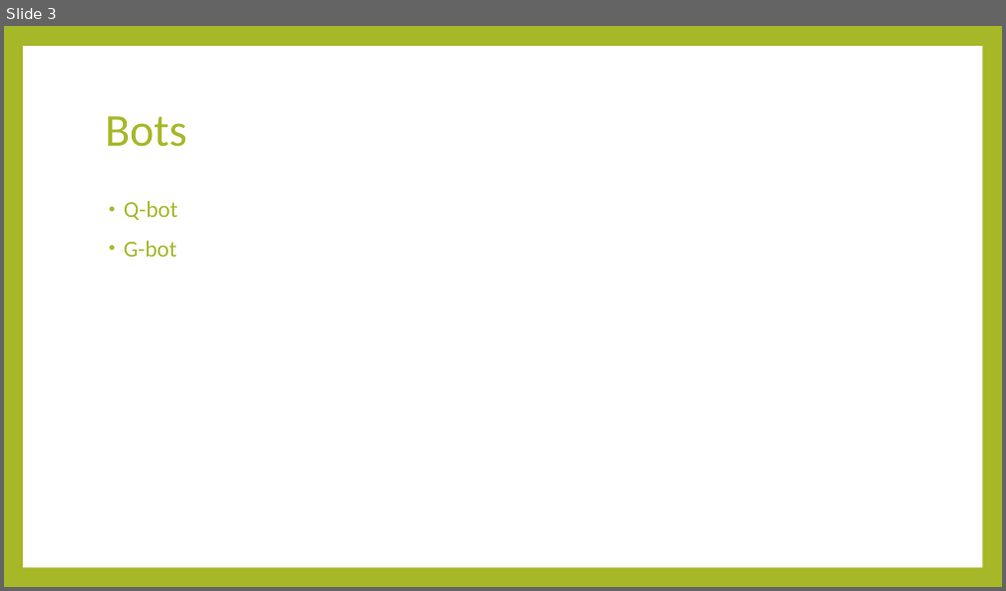
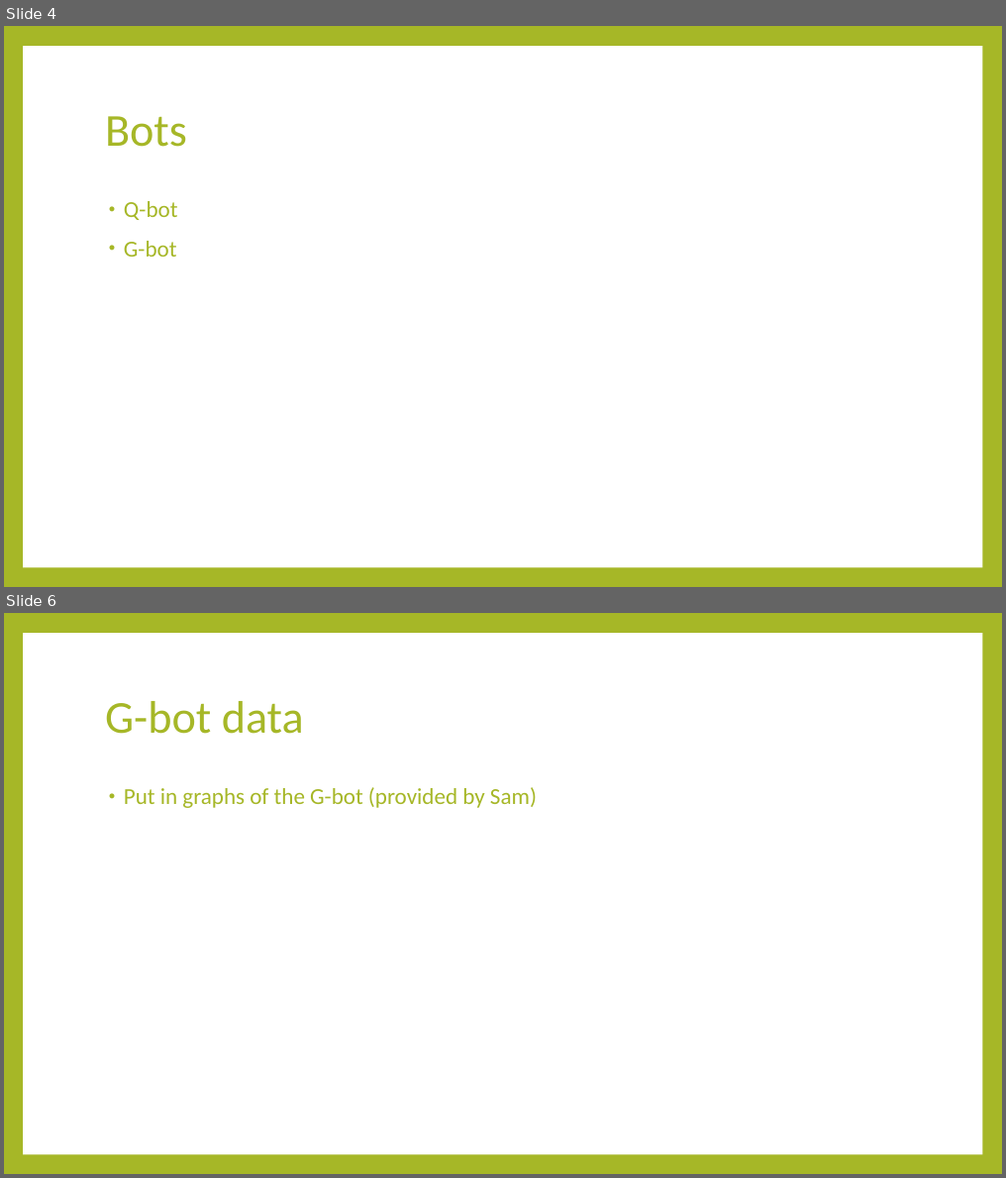
Before and after one commit to Hookz/pentominoes, a slide deck: Pentetris bots.pptx. Shown one above the other, each under a label of ours: slide 3 before the commit, slides 4 and 6 after it; the slides between them are not shown. The pictures are 1006x591 and 1006x1178 pixels, drawn with LibreOffice and Linux fonts; fonts in the diff are those of the drawing. Boxes give left, top, right and bottom in pixels: in the first picture for what was removed or moved away, otherwise in the second. Text is boxed around its words. In the diff, an @@ line names an element or a change of style, - is before the commit and + after.

```diff
--- a/Pentetris bots.pptx
+++ b/Pentetris bots.pptx
@@ slide 6 added at bbox=[4, 613, 1002, 1174], background #A6B727; not listed: 1 template element that a slide beside it also shows @@
@@ title added at bbox=[105, 701, 304, 734], 44 pt, text #A6B727 @@
+G-bot data
@@ text added at bbox=[124, 787, 537, 808], 22 pt, text #A6B727 @@
+• Put in graphs of the G-bot (provided by Sam)
@@ what was slide 3 is now slide 4 @@
```
Also in this commit, not shown: 1 slide changed, 2 other slides added, 1 other file.
